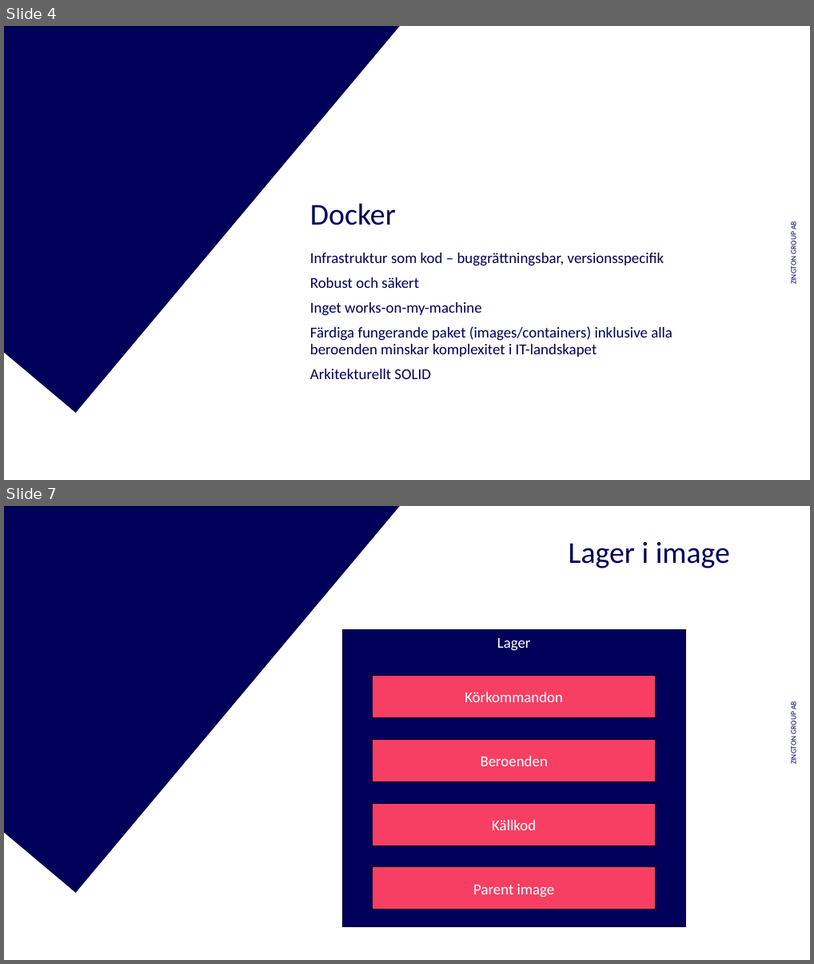
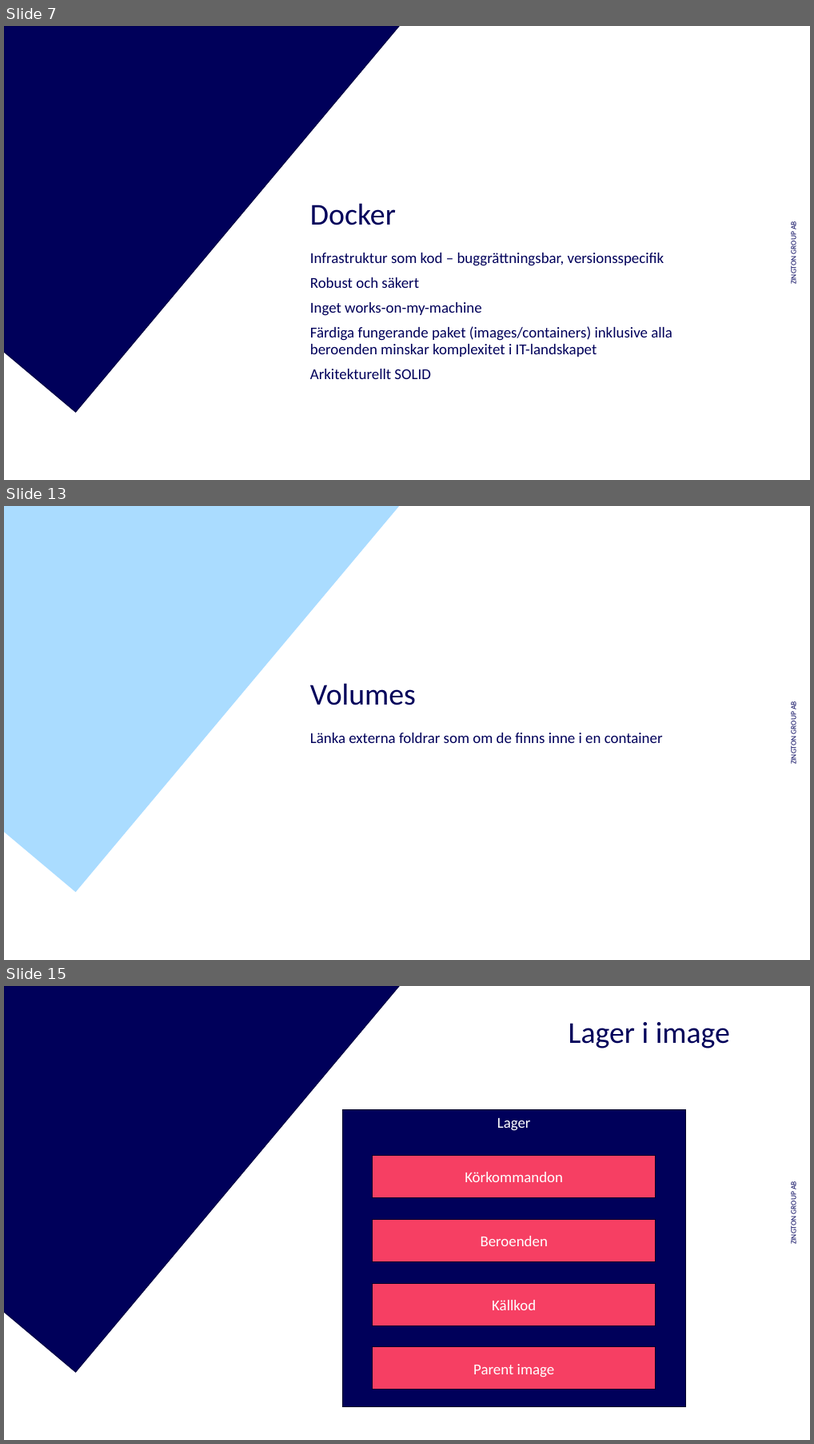
Before and after one commit to kejsardamberg/docker-hackaton, a slide deck: res/DevOps_hackaton.pptx. Shown one above the other, each under a label of ours: slides 4 and 7 before the commit, slides 7, 13 and 15 after it; the slides between them are not shown. The pictures are 814x964 and 814x1444 pixels, drawn with LibreOffice and Linux fonts; fonts in the diff are those of the drawing; background and template pictures are left out. Boxes give left, top, right and bottom in pixels: in the first picture for what was removed or moved away, otherwise in the second. Text is boxed around its words. In the diff, an @@ line names an element or a change of style, - is before the commit and + after.

```diff
--- a/res/DevOps_hackaton.pptx
+++ b/res/DevOps_hackaton.pptx
@@ slide 13 added at (x1=4, y1=506, x2=810, y2=960), background #FFFFFF; not listed: 1 template element that a slide beside it also shows @@
@@ freeform shape added at (x1=4, y1=506, x2=400, y2=892), fill #AADCFF @@
@@ title added at (x1=310, y1=683, x2=416, y2=705), 36 pt, text #00005A @@
+Volumes
@@ text added at (x1=310, y1=732, x2=663, y2=743), 18 pt, text #00005A @@
+Länka externa foldrar som om de finns inne i en container
@@ what was slide 4 is now slide 7 @@
@@ what was slide 7 is now slide 15 @@
```
Also in this commit, not shown: 4 slides changed, 10 other slides added, 1 slide removed, 4 other files.
